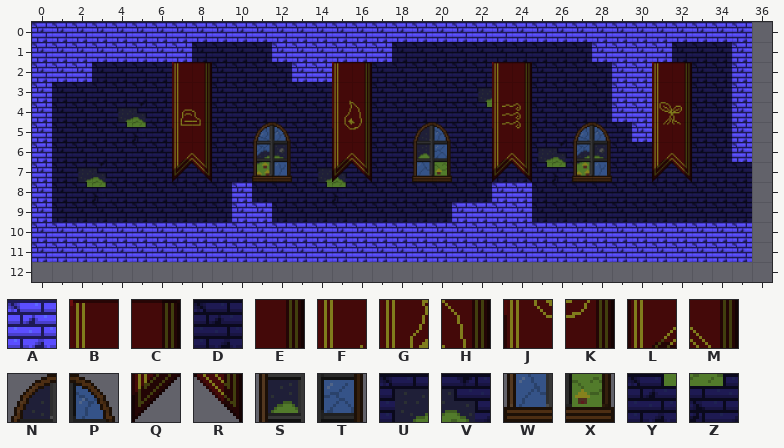
One commit to this Tiled map: Assets/Assets/maps/testing_grounds.tmx. The picture above is the old version.
Cells are 48x48 px. Shown: x 0..36, y 0..12.
Key: from "tileset01": A 0, B 6, C 7, D 16, E 23, F 24, G 40, H 41, J 56, K 57, L 70, M 71, N 82, P 83, Q 86, R 87, S 98, T 99, U 100, V 101, W 114, X 115, Y 116, Z 117.
_ is an empty cell, # one hidden under a higher layer.
Layer "back_tiles" before, first column x 5:
 0 AAAAAAAAAAAAAAAA
 1 AAADDDDAAAAAADDD
 2 DD##DDDDAA##DDDD
 3 DD##DDDDDD##DDDD
 4 #D##DDDDDD##DDDD
 5 #D##DDDDDD##DDDD
 6 DD##DDDDDD##DDDD
 7 DDDDDDDDDUVDDDDD
 8 DDDDDADDDYZDDDDD
 9 DDDDDAADDDDDDDDD
10 AAAAAAAAAAAAAAAA
11 AAAAAAAAAAAAAAAA
12 ________________
Layer "front_tiles" before, first column x 14:
 0 _________
 1 _________
 2 _BC______
 3 _FE______
 4 _GH______
 5 _JK__NP__
 6 _LM__ST__
 7 _QR__WX__
 8 _________
 9 _______AA
10 _________
11 _________
12 _________
Now the later version:
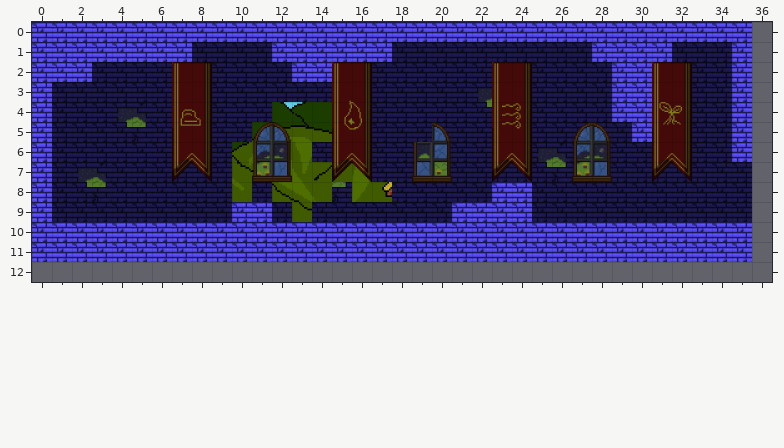
Diff:
layer "background" removed
layer "Image Layer 1" added
layer "Image Layer 2" added
layer "Image Layer 3" added
Layer "back_tiles":
y 4: x 12..14 DDD -> ___
y 5: x 11..14 DDDD -> ____
y 6: x 10..13 DDDD -> ____
y 7: x 10..16 DDDDUVD -> _______
y 8: x 10 A -> _; x 12..14 DDY -> ___; x 16..17 DD -> __
y 9: x 13 D -> _
Layer "front_tiles":
y 5: x 19 N -> _
